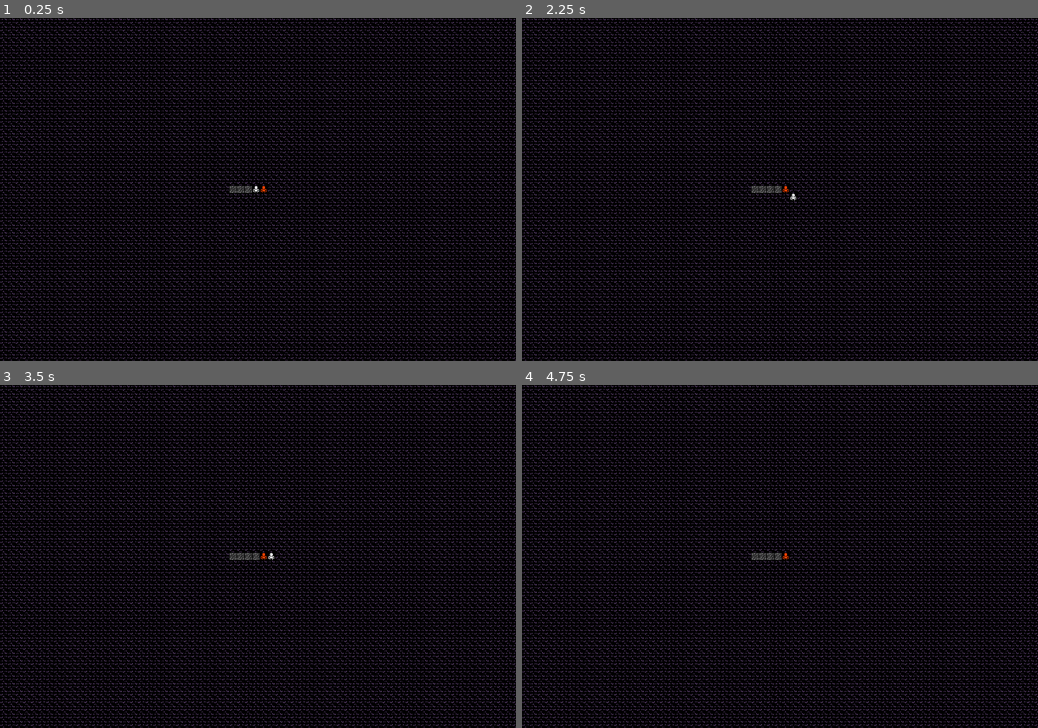
Above: before the commit, frames 1-4 (two rows, left to right).
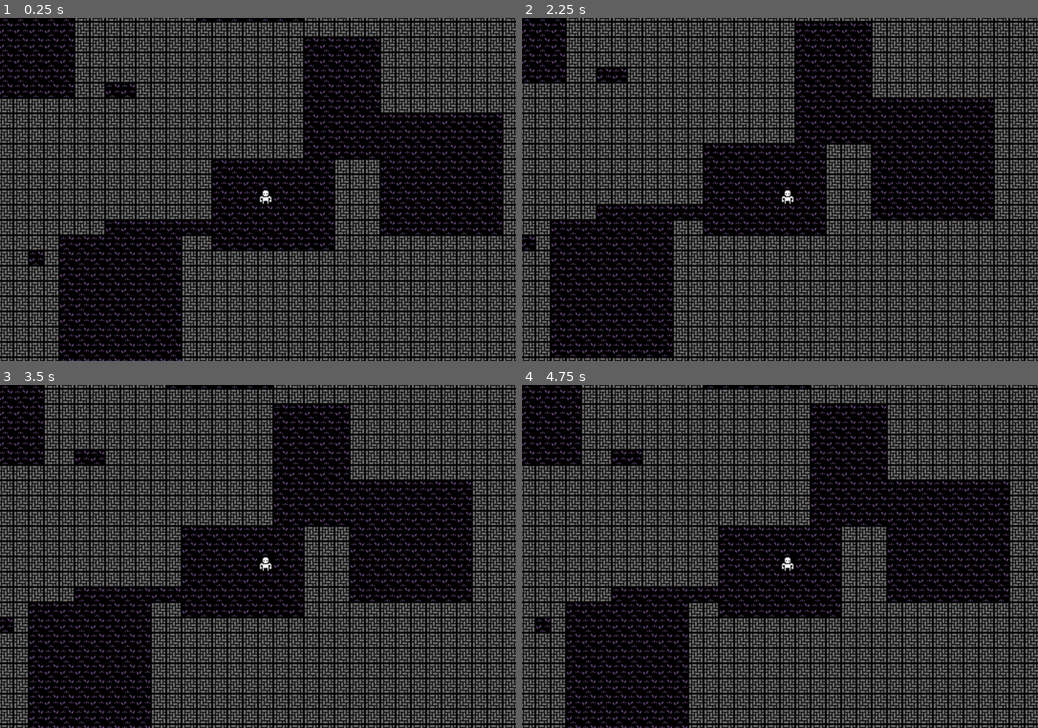
Above: after the commit, the same moments.

Repository: phentos/rl-tutorial-godot
Game: Godot game, scene res://src/Game/game.tscn
Same seed, same stepped clock (60 frames per second), same inputs: the game is played once before the commit and once after it.
Inputs:
- Up to frame 1 (0.25 s): no input
- Up to frame 2 (2.25 s): tap Enter at 0.5, 2 s; hold Right (ui_right) 0.53-1.28 s; tap Space at 1.25 s; hold Down (ui_down) 1.28-2.03 s; hold Right (ui_right) from 2.03 s (still down)
- Up to frame 3 (3.5 s): tap Space at 2.75 s; release Right (ui_right) at 2.78 s; hold Up (ui_up) from 2.78 s (still down)
- Up to frame 4 (4.75 s): tap Enter at 3.5 s; release Up (ui_up) at 3.53 s; hold Left (ui_left) from 3.53 s (still down); tap Space at 4.25 s

The runs differ from the first frame. In frame 1, 60% of the frame differs, in the area x 0-100%, y 0-100%; in frame 2, 60%; in frame 3, 60%; in frame 4, 60%.

Commit message:
part 3 done

Diff:
--- /dev/null
+++ b/src/Game/dungeon_generator.gd
@@ -0,0 +1,73 @@
+class_name DungeonGenerator
+extends Node
+
+@export_category("Map Dimensions")
+@export var map_width: int = 80
+@export var map_height: int = 45
+
+@export_category("Rooms RNG")
+@export var max_rooms: int = 30
+@export var room_max_size: int = 10
+@export var room_min_size: int = 6
+
+var _rng := RandomNumberGenerator.new()
+
+
+func _ready() -> void:
+	_rng.randomize()
+
+func _carve_tile(dungeon: MapData, x: int, y: int) -> void:
+		var tile_position = Vector2i(x, y)
+		var tile = dungeon.get_tile(tile_position)
+
+		if tile:
+			tile.set_tile_type(dungeon.tile_types.floor)
+
+func _carve_room(dungeon: MapData, room: Rect2i) -> void:
+	var inner: Rect2i = room.grow(-1)
+	for y in range(inner.position.y, inner.end.y + 1):
+		for x in range(inner.position.x, inner.end.x + 1):
+			_carve_tile(dungeon, x, y)
+
+func generate_dungeon(player: Entity) -> MapData:
+	var dungeon := MapData.new(map_width, map_height)
+
+	var rooms: Array[Rect2i] = []
+
+	for _try_room in max_rooms:
+		var room_width: int = _rng.randi_range(room_min_size, room_max_size)
+		var room_height: int = _rng.randi_range(room_min_size, room_max_size)
+
+		var x: int = _rng.randi_range(0, dungeon.width - room_width - 1)
+		var y: int = _rng.randi_range(0, dungeon.height - room_height - 1)
+
+		var new_room := Rect2i(x, y, room_width, room_height)
+
+		var has_intersections := false
+		for room in rooms:
+			if room.intersects(new_room.grow(-1)):
+				has_intersections = true
+				break
+		if has_intersections:
+			continue
+
+		_carve_room(dungeon, new_room)
+
+		if rooms.is_empty():
+			player.grid_position = new_room.get_center()
+		else:
+			_tunnel_between(dungeon, rooms.back().get_center(), new_room.get_center())
+
+		rooms.append(new_room)
+
+	return dungeon
+
+func _tunnel(dungeon: MapData, fixed_val: int, arr_start: int, arr_end: int) -> void:
+	for i in Handy.walk(arr_start, arr_end, true):
+		_carve_tile(dungeon, i, fixed_val)
+
+func _tunnel_between(dungeon: MapData, start: Vector2i, end: Vector2i) -> void:
+	var fix_order = [start.y, end.x] if _rng.randf() < 0.5 else [start.x, end.y]
+
+	_tunnel(dungeon, fix_order[0], start.y, end.y)
+	_tunnel(dungeon, fix_order[1], start.x, end.x)
--- a/src/Game/game.gd
+++ b/src/Game/game.gd
@@ -10,15 +10,13 @@
 
 
 # Called when the node enters the scene tree for the first time.
-func _ready():
-	var player_start_pos: Vector2i = Grid.world_to_grid(get_viewport_rect().size.floor() / 2)
-	player = Entity.new(player_start_pos, player_definition)
-
-	var npc := Entity.new(player_start_pos + Vector2i.RIGHT, player_definition)
-	npc.modulate = Color.ORANGE_RED
-
-	for e in [player, npc]:
-		entities.add_child(e)
+func _ready() -> void:
+	player = Entity.new(Vector2i.ZERO, player_definition)
+	var camera: Camera2D = $Camera2D
+	remove_child(camera)
+	player.add_child(camera)
+	entities.add_child(player)
+	map.generate(player)
 
 # Called every frame. 'delta' is the elapsed time since the previous frame.
 func _physics_process(_delta: float) -> void:
--- a/src/Game/game.tscn
+++ b/src/Game/game.tscn
@@ -1,8 +1,9 @@
-[gd_scene load_steps=4 format=3 uid="uid://cpr66dnv7b8ad"]
+[gd_scene load_steps=5 format=3 uid="uid://cpr66dnv7b8ad"]
 
 [ext_resource type="Script" path="res://src/Game/game.gd" id="1_b5mwc"]
 [ext_resource type="Script" path="res://src/Game/map.gd" id="3_c0lif"]
 [ext_resource type="Script" path="res://src/Game/event_handler.gd" id="3_u3bsj"]
+[ext_resource type="Script" path="res://src/Game/dungeon_generator.gd" id="4_0xu56"]
 
 [node name="Game" type="Node2D"]
 script = ExtResource("1_b5mwc")
@@ -13,4 +14,10 @@
 [node name="Map" type="Node2D" parent="."]
 script = ExtResource("3_c0lif")
 
+[node name="DungeonGenerator" type="Node" parent="Map"]
+script = ExtResource("4_0xu56")
+
 [node name="Entities" type="Node2D" parent="."]
+
+[node name="Camera2D" type="Camera2D" parent="."]
+zoom = Vector2(2, 2)
--- a/src/Game/map.gd
+++ b/src/Game/map.gd
@@ -1,14 +1,13 @@
 class_name Map
 extends Node2D
 
-@export var map_width: int = 80
-@export var map_height: int = 45
+@onready var dungeon_generator: DungeonGenerator = $DungeonGenerator
 
 var map_data: MapData
 
 
-func _ready() -> void:
-	map_data = MapData.new(map_width, map_height)
+func generate(player: Entity) -> void:
+	map_data = dungeon_generator.generate_dungeon(player)
 	_place_tiles()
 
 func _place_tiles() -> void:
--- a/src/Map/map_data.gd
+++ b/src/Map/map_data.gd
@@ -20,11 +20,8 @@
 	for y in height:
 		for x in width:
 			var tile_position := Vector2i(x, y)
-			var tile := Tile.new(tile_position, tile_types.floor)
+			var tile := Tile.new(tile_position, tile_types.wall)
 			tiles.append(tile)
-	for x in range(30, 34):
-		var tile: Tile = get_tile(Vector2i(x, 22))
-		tile.set_tile_type(tile_types.wall)
 
 func get_tile(grid_position: Vector2i) -> Tile:
 	var tile_index: int = grid_to_index(grid_position)
--- a/src/Utils/handy.gd
+++ b/src/Utils/handy.gd
@@ -17,3 +17,15 @@
 	for el in ll:
 		result.push_back(f.callv(el))
 	return result
+
+## `walk` takes two values and returns an increasing
+## range between them. Optional third argument to set inclusive
+## e.g. walk(3, 0) and walk(0, 3) -> range(0, 3)
+static func walk(a, b, inclusive : bool = false) -> Array:
+	var l = a if a <= b else b
+	var r = b if l == a else b
+
+	if inclusive:
+		r += 1
+
+	return range(l, r)
Not shown, changed: .gitignore
Not shown, added: sync.sh
